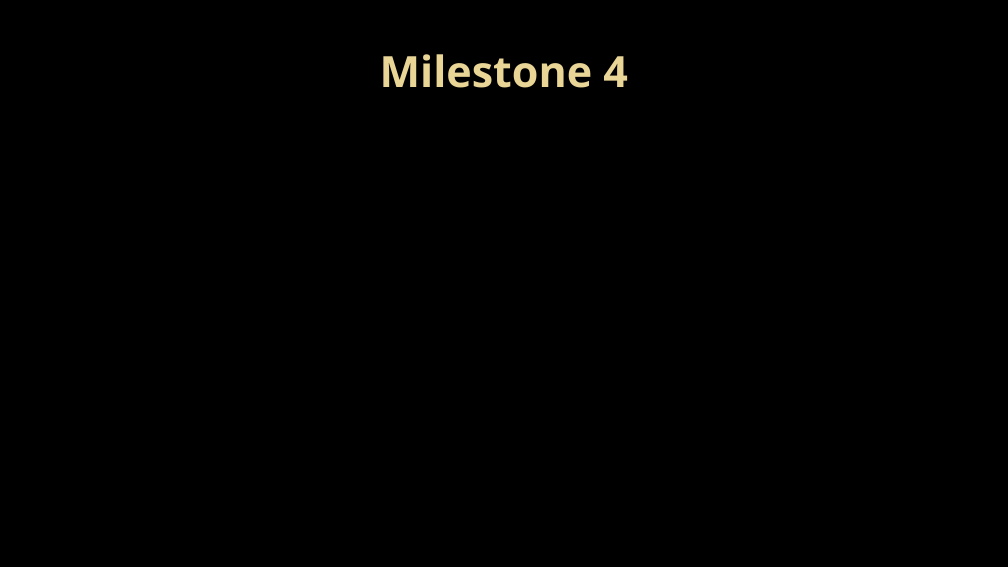
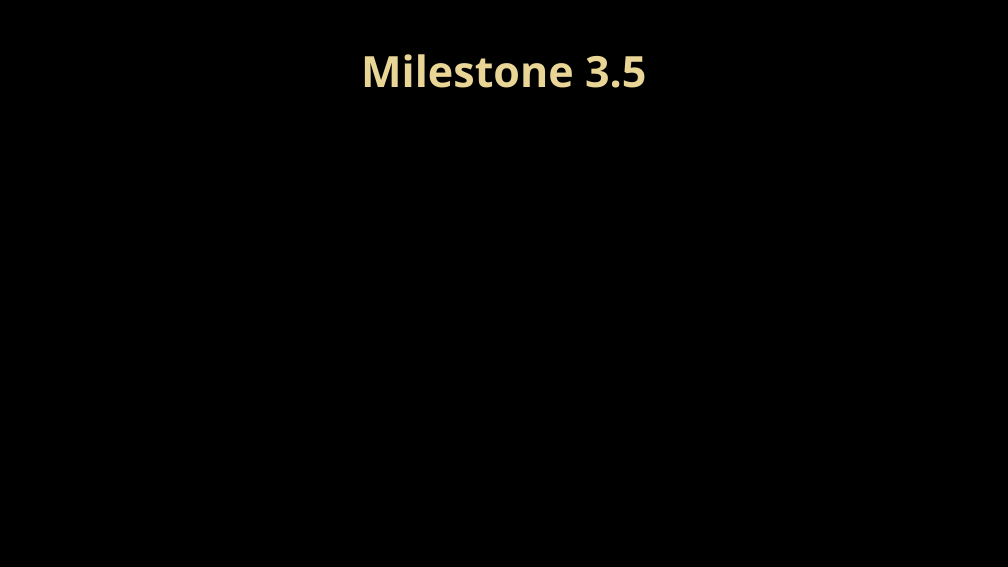
Before and after one commit to Topgun122104/SeniorProj, a slide deck: slide 10 of Documents/Presentations/Milestone 3 presentation.pptx. Drawn at 1008x567 pixels with LibreOffice and Linux fonts; fonts in the diff are those of the drawing; background and template pictures are left out. Boxes give left, top, right and bottom in pixels: in the first picture for what was removed or moved away, otherwise in the second. Text is boxed around its words. In the diff, an @@ line names an element or a change of style, - is before the commit and + after.

```diff
--- a/Documents/Presentations/Milestone 3 presentation.pptx
+++ b/Documents/Presentations/Milestone 3 presentation.pptx
@@ title at box(361, 54, 647, 88): text changed @@
-Milestone 4
+Milestone 3.5
```
Also in this commit, not shown: 3 other slides changed, 13 other files.
